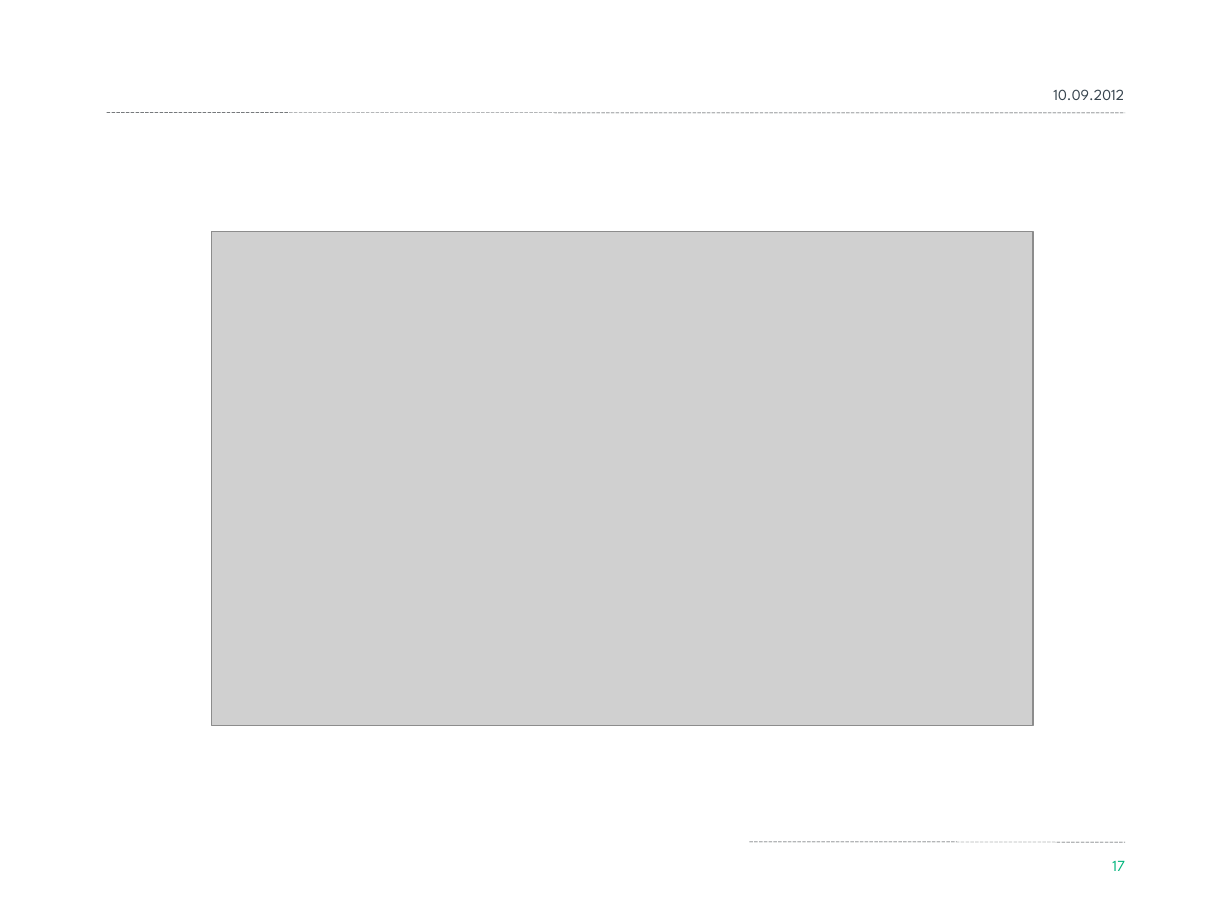
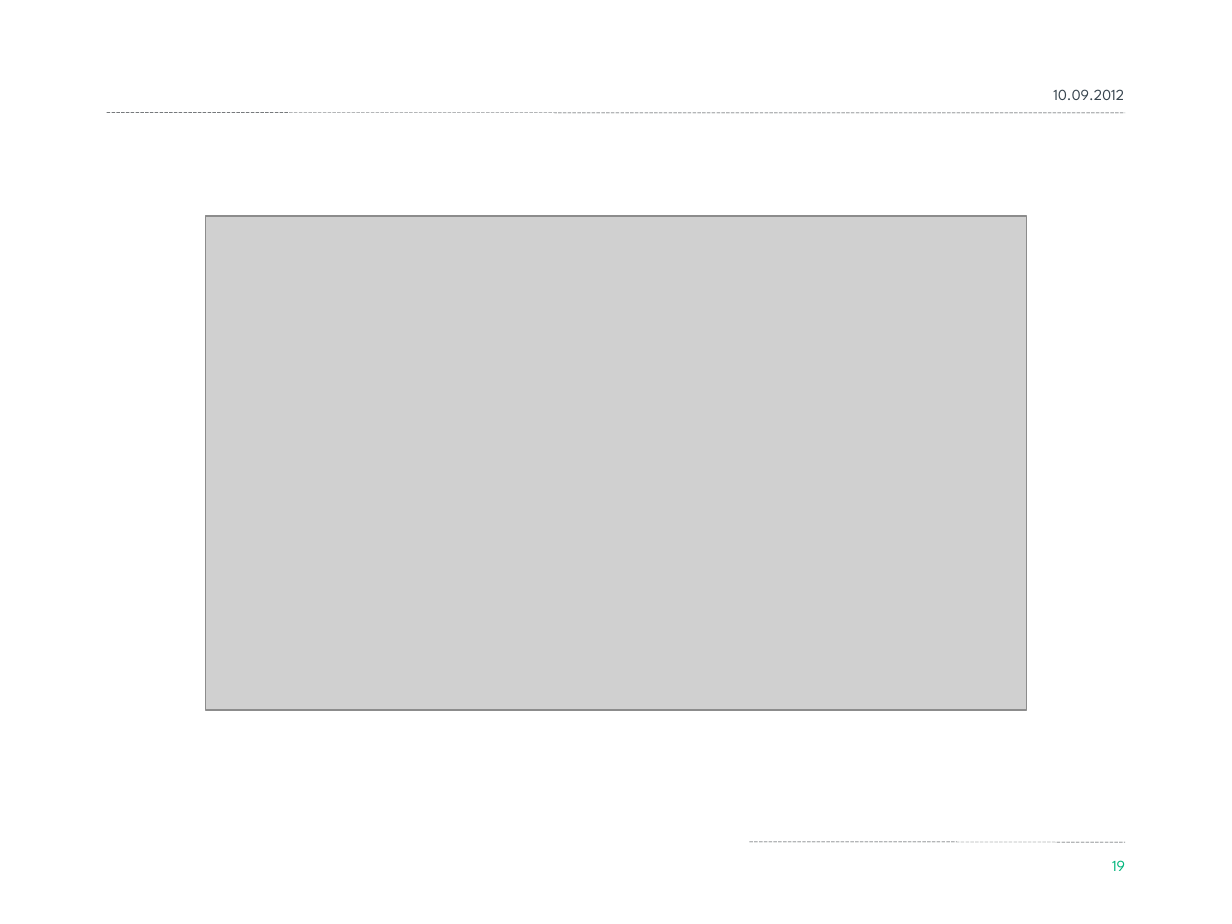
Before and after one commit to yngvebn/MVCKurs, a slide deck: slide 19 of Material/MVC.pptx (slide 17 before the commit). Drawn at 1232x924 pixels with LibreOffice and Linux fonts; fonts in the diff are those of the drawing; grey boxes stand for pictures; background and template pictures are left out. Boxes give left, top, right and bottom in pixels: in the first picture for what was removed or moved away, otherwise in the second. Text is boxed around its words. In the diff, an @@ line names an element or a change of style, - is before the commit and + after.

```diff
--- a/Material/MVC.pptx
+++ b/Material/MVC.pptx
@@ picture: place and size @@
-picture at [212, 232, 1034, 726]
+picture at [206, 216, 1027, 710]
@@ page number at [1112, 860, 1125, 871]: text changed @@
-17
+19
```
Also in this commit, not shown: 1 other slide changed, 2 slides added.
